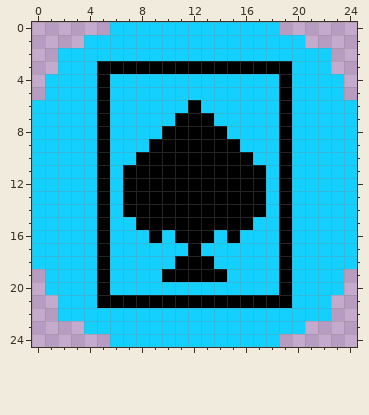
Pixel-art sprite -- RNG/RNG/Assets.xcassets/CardRounded.imageset/CardRounded.png. The picture above was drawn from the file before the commit.
The file is 250x250 pixels, drawn in blocks of 10x10; one block is one cell here.
Now the later version:
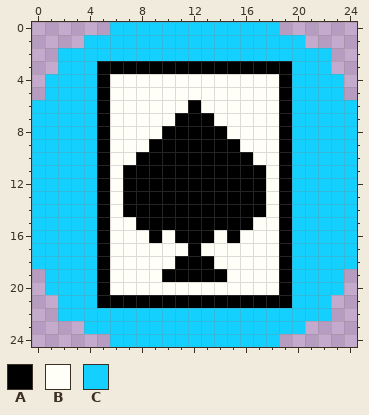
Palette (. is transparent): A #000000  B #fffef7  C #14d0ff
Edits made:
y 4..5: x 6..18 CCCCCCCCCCCCC -> BBBBBBBBBBBBB
y 6: x 6..11 CCCCCC -> BBBBBB; x 13..18 CCCCCC -> BBBBBB
y 7: x 6..10 CCCCC -> BBBBB; x 14..18 CCCCC -> BBBBB
y 8: x 6..9 CCCC -> BBBB; x 15..18 CCCC -> BBBB
y 9: x 6..8 CCC -> BBB; x 16..18 CCC -> BBB
y 10: x 6..7 CC -> BB; x 17..18 CC -> BB
y 11..14: x 6 C -> B; x 18 C -> B
y 15: x 6..7 CC -> BB; x 17..18 CC -> BB
y 16: x 6..8 CCC -> BBB; x 10 C -> B; x 14 C -> B; x 16..18 CCC -> BBB
y 17: x 6..11 CCCCCC -> BBBBBB; x 13..18 CCCCCC -> BBBBBB
y 18: x 6..10 CCCCC -> BBBBB; x 14..18 CCCCC -> BBBBB
y 19: x 6..9 CCCC -> BBBB; x 15..18 CCCC -> BBBB
y 20: x 6..18 CCCCCCCCCCCCC -> BBBBBBBBBBBBB
Where, in picture pixels (left, top, right, bottom), the same in both pictures:
changed: (110, 74, 279, 295)
